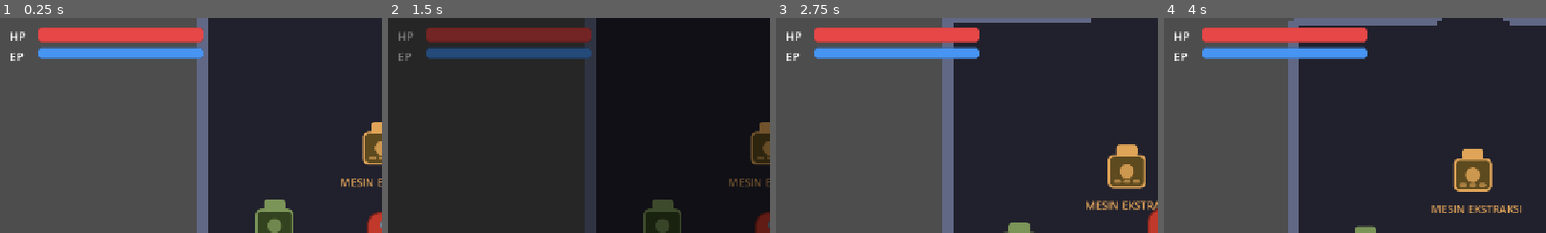
Above: before the commit, frames 1-4 (left to right).
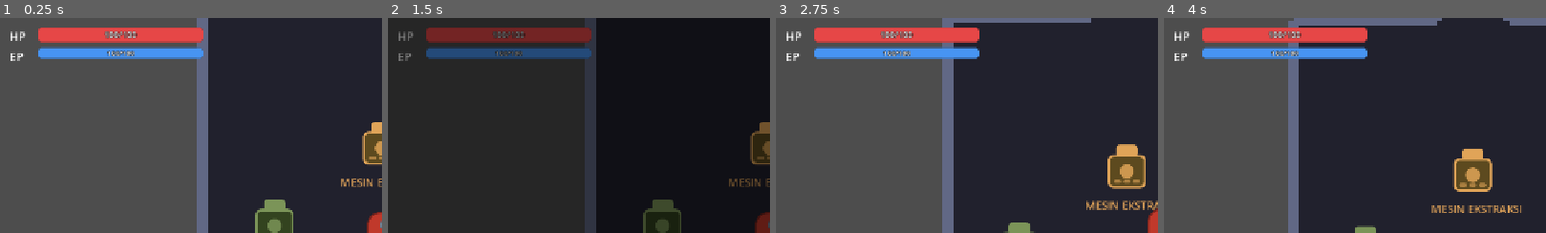
Above: after the commit, the same moments.

Repository: qualzecoat/SpellWar
Game: Godot game, scene res://scenes/main.tscn
Same seed, same stepped clock (60 frames per second), same inputs: the game is played once before the commit and once after it.
Inputs (mouse positions are % of the whole screen's width and height, from its top left):
- Up to frame 1 (0.25 s): no input
- Up to frame 2 (1.5 s): click "INVENTORY" at 0.5 s; click "← Kembali" at 1.25 s
- Up to frame 3 (2.75 s): tap Enter at 2 s; drag from (12, 79) to (36, 47) at 2.02 s
- Up to frame 4 (4 s): drag from (30, 55) to (45, 70) at 2.77 s; tap Space at 3.5 s; move the mouse to (60, 28) at 3.52 s; hold D (move_right) from 3.53 s (still down); hold E (interact) from 3.53 s (still down); click (60, 28) at 3.67 s
The pictures show only the part of the screen within x 0-50%, y 0-50%; the shares and areas given below are measured in that part.

The runs differ from the first frame. In frame 1, 0.4% of the frame differs, in the area x 27-36%, y 6-18%; in frame 2, 0.4%; in frame 3, 0.4%; in frame 4, 0.4%.

Commit message:
UI: label angka HP/EP di tengah bar (verifikasi buff)

Diff:
--- a/scenes/main.tscn
+++ b/scenes/main.tscn
@@ -58,6 +58,19 @@
 max_value = 100.0
 value = 100.0
 
+[node name="ValueLabel" type="Label" parent="HUD/TopLeft/HPRow/HPBar"]
+mouse_filter = 2
+anchors_preset = 15
+anchor_right = 1.0
+anchor_bottom = 1.0
+theme_override_colors/font_color = Color(1, 1, 1, 1)
+theme_override_colors/font_outline_color = Color(0, 0, 0, 0.9)
+theme_override_constants/outline_size = 4
+theme_override_font_sizes/font_size = 14
+text = "100/100"
+horizontal_alignment = 1
+vertical_alignment = 1
+
 [node name="EPRow" type="HBoxContainer" parent="HUD/TopLeft"]
 theme_override_constants/separation = 8
 
@@ -71,6 +84,19 @@
 size_flags_horizontal = 3
 max_value = 100.0
 value = 100.0
+
+[node name="ValueLabel" type="Label" parent="HUD/TopLeft/EPRow/EPBar"]
+mouse_filter = 2
+anchors_preset = 15
+anchor_right = 1.0
+anchor_bottom = 1.0
+theme_override_colors/font_color = Color(1, 1, 1, 1)
+theme_override_colors/font_outline_color = Color(0, 0, 0, 0.9)
+theme_override_constants/outline_size = 4
+theme_override_font_sizes/font_size = 12
+text = "100/100"
+horizontal_alignment = 1
+vertical_alignment = 1
 
 [node name="InventoryButton" type="Button" parent="HUD"]
 anchor_left = 1.0
--- a/scripts/hud.gd
+++ b/scripts/hud.gd
@@ -8,7 +8,9 @@
 
 # Sengaja untyped (lihat catatan di game.gd).
 @onready var hp_bar = $TopLeft/HPRow/HPBar
+@onready var hp_label = $TopLeft/HPRow/HPBar/ValueLabel
 @onready var ep_bar = $TopLeft/EPRow/EPBar
+@onready var ep_label = $TopLeft/EPRow/EPBar/ValueLabel
 @onready var inventory_button = $InventoryButton
 @onready var weapon_button = $WeaponButton
 @onready var interact_button = $InteractButton
@@ -41,11 +43,13 @@
 func set_hp(hp: int, max_hp: int) -> void:
 	hp_bar.max_value = max_hp
 	hp_bar.value = hp
+	hp_label.text = "%d/%d" % [hp, max_hp]
 
 
 func set_ep(ep: int, max_ep: int) -> void:
 	ep_bar.max_value = max_ep
 	ep_bar.value = ep
+	ep_label.text = "%d/%d" % [ep, max_ep]
 
 
 func show_weapon() -> void:
